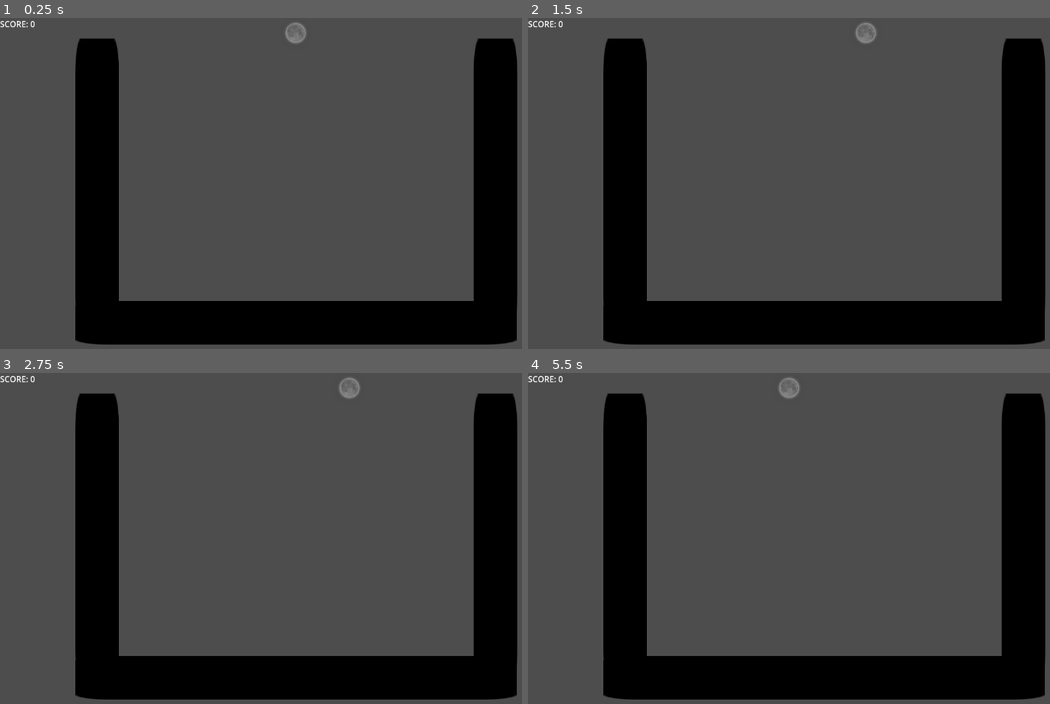
Above: before the commit, frames 1-4 (two rows, left to right).
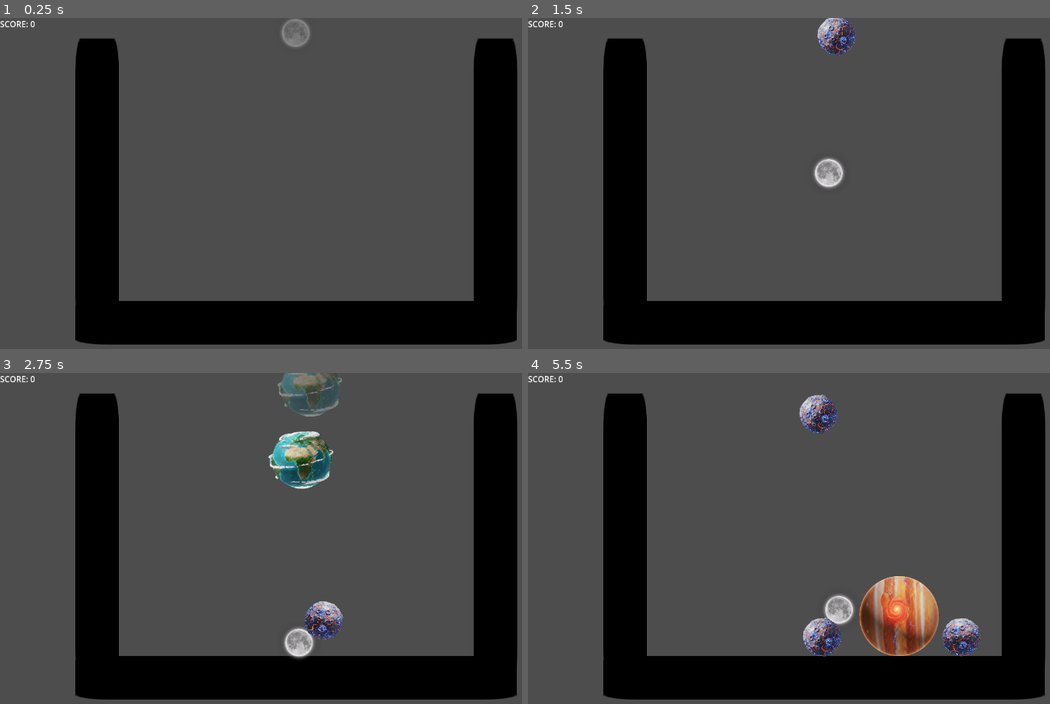
Above: after the commit, the same moments.

Repository: 6thAce/marbel-merger
Game: Godot game, scene res://main.tscn
The game is run twice, just before and just after one commit, with the same random seed, the same clock (stepped at 60 frames per second) and the same inputs. The engine's default icon, where the game draws it, is replaced by a stand-in: a white triangle on a blue panel in a dark square.
Inputs (mouse positions are in pixels of both pictures, inside the frame that each line leads up to):
- Up to frame 1 (0.25 s): no input
- Up to frame 2 (1.5 s): tap Enter at 0.5 s; move the mouse to (950, 166) at 0.52 s; hold Right (ui_right) 0.53-1.28 s; tap Space (space) at 0.6, 1.35 s; click (950, 166) at 0.67 s; move the mouse to (705, 200) at 1.27 s; hold Left (ui_left) from 1.28 s (still down); click (705, 200) at 1.42 s
- Up to frame 3 (2.75 s): move the mouse to (354, 465) at 2.02 s; release Left (ui_left) at 2.03 s; hold Right (ui_right) from 2.03 s (still down); tap Space (space) at 2.1 s; click (354, 465) at 2.17 s
- Up to frame 4 (5.5 s): move the mouse to (794, 604) at 2.77 s; tap Space (space) every 0.75 s from 2.85 to 5.1 s; click (794, 604) at 2.92 s; move the mouse to (997, 588) at 3.52 s; release Right (ui_right) at 3.53 s; hold Left (ui_left) from 3.53 s (still down); click (997, 588) at 3.67 s; move the mouse to (648, 488) at 4.27 s; click (648, 488) at 4.42 s; move the mouse to (851, 538) at 5.02 s; click (851, 538) at 5.17 s

The runs differ from the first frame. In frame 1, 0.2% of the frame differs, in the area x 53-60%, y 0-9%; in frame 2, 1.2%; in frame 3, 3.4%; in frame 4, 5.3%, in the area x 48-87%, y 1-86%.

Commit message:
adjusted the balls size and updated main.gd

Diff:
--- a/ball0.tscn
+++ b/ball0.tscn
@@ -4,13 +4,13 @@
 [ext_resource type="Texture2D" uid="uid://b17tl20ipyl2r" path="res://Planet/old planets/pngwing.com (6).png" id="1_3203s"]
 
 [sub_resource type="CircleShape2D" id="CircleShape2D_5jjlg"]
-radius = 26.019224
+radius = 36.013885
 
 [node name="ball0" type="RigidBody2D"]
 script = ExtResource("1_386b5")
 
 [node name="Sprite2D" type="Sprite2D" parent="."]
-scale = Vector2(0.17, 0.17)
+scale = Vector2(0.234375, 0.234375)
 texture = ExtResource("1_3203s")
 
 [node name="CollisionShape2D" type="CollisionShape2D" parent="."]
--- a/ball1.tscn
+++ b/ball1.tscn
@@ -4,13 +4,13 @@
 [ext_resource type="Texture2D" uid="uid://deflvuivb3f7y" path="res://Planet/metroid.png" id="2_5jjlg"]
 
 [sub_resource type="CircleShape2D" id="CircleShape2D_aufaw"]
-radius = 63.333332
+radius = 83.34999
 
 [node name="ball1" type="RigidBody2D"]
 script = ExtResource("1_5jjlg")
 
 [node name="Sprite2D" type="Sprite2D" parent="."]
-scale = Vector2(0.11314985, 0.11314985)
+scale = Vector2(0.15290521, 0.1529053)
 texture = ExtResource("2_5jjlg")
 
 [node name="CollisionShape2D" type="CollisionShape2D" parent="."]
--- a/ball2.tscn
+++ b/ball2.tscn
@@ -4,13 +4,13 @@
 [ext_resource type="Texture2D" uid="uid://bwwgf2r3qsjkx" path="res://Planet/mars.png" id="2_cq731"]
 
 [sub_resource type="CircleShape2D" id="CircleShape2D_41u45"]
-radius = 50.039986
+radius = 60.0
 
 [node name="ball2" type="RigidBody2D"]
 script = ExtResource("1_cq731")
 
 [node name="Sprite2D" type="Sprite2D" parent="."]
-scale = Vector2(0.17406751, 0.17406742)
+scale = Vector2(0.21314387, 0.21314374)
 texture = ExtResource("2_cq731")
 
 [node name="CollisionShape2D" type="CollisionShape2D" parent="."]
--- a/ball3.tscn
+++ b/ball3.tscn
@@ -4,13 +4,13 @@
 [ext_resource type="Texture2D" uid="uid://bfmfc7od2mqq3" path="res://Planet/earth.png" id="2_t3t4t"]
 
 [sub_resource type="CircleShape2D" id="CircleShape2D_qswyg"]
-radius = 65.00769
+radius = 76.02631
 
 [node name="ball3" type="RigidBody2D"]
 script = ExtResource("1_cq731")
 
 [node name="Sprite2D" type="Sprite2D" parent="."]
-scale = Vector2(0.23443224, 0.23443224)
+scale = Vector2(0.27472535, 0.2747253)
 texture = ExtResource("2_t3t4t")
 
 [node name="CollisionShape2D" type="CollisionShape2D" parent="."]
--- a/ball4.tscn
+++ b/ball4.tscn
@@ -4,13 +4,13 @@
 [ext_resource type="Texture2D" uid="uid://4eea8o12apgd" path="res://Planet/jupiter.png" id="2_s1pa7"]
 
 [sub_resource type="CircleShape2D" id="CircleShape2D_5isnn"]
-radius = 90.005554
+radius = 105.0
 
 [node name="ball4" type="RigidBody2D"]
 script = ExtResource("1_s1pa7")
 
 [node name="Sprite2D" type="Sprite2D" parent="."]
-scale = Vector2(0.16296294, 0.16296294)
+scale = Vector2(0.19074073, 0.19074075)
 texture = ExtResource("2_s1pa7")
 
 [node name="CollisionShape2D" type="CollisionShape2D" parent="."]
--- a/ball5.tscn
+++ b/ball5.tscn
@@ -4,13 +4,13 @@
 [ext_resource type="Texture2D" uid="uid://4en1322txv71" path="res://Planet/sun.png" id="2_8as1p"]
 
 [sub_resource type="CircleShape2D" id="CircleShape2D_s1pa7"]
-radius = 112.04017
+radius = 127.00394
 
 [node name="ball5" type="RigidBody2D"]
 script = ExtResource("1_8as1p")
 
 [node name="Sprite2D" type="Sprite2D" parent="."]
-scale = Vector2(0.20555556, 0.20555556)
+scale = Vector2(0.23333332, 0.23333329)
 texture = ExtResource("2_8as1p")
 
 [node name="CollisionShape2D" type="CollisionShape2D" parent="."]
--- a/main.gd
+++ b/main.gd
@@ -38,7 +38,9 @@
 
 func _ready():
 	randomize()
-	last_drop_x = spawner.position.x
+	# Safety check: Initialize last_drop_x only if spawner exists
+	if is_instance_valid(spawner):
+		last_drop_x = spawner.position.x
 	update_score_display()
 	spawn_preview()
 
@@ -47,7 +49,22 @@
 	pass # Connections removed
 
 # =========================
-# ⏱️ Timed Game Over Logic
+# 🖱️ Handle Input (FIXED: Input function re-added)
+# =========================
+
+func _input(event):
+	if is_game_over:
+		return
+
+	if event is InputEventMouseButton and event.pressed:
+		drop_ball()
+	elif Input.is_action_just_pressed("space"):
+		drop_ball()
+	elif event is InputEventScreenTouch and event.pressed:
+		drop_ball()
+
+# =========================
+# ⏱️ Timed Game Over Logic (FIXED: has_variable() replaced with 'in' operator)
 # =========================
 
 func _physics_process(delta):
@@ -55,14 +72,17 @@
 		return
 
 	# Force the RayCast to check for collisions
+	if not is_instance_valid(game_over_ray):
+		return # Safety check
+
 	game_over_ray.force_raycast_update()
 	var current_collider = game_over_ray.get_collider()
 
 	if current_collider and current_collider is RigidBody2D:
 		var ball = current_collider as RigidBody2D
 
-		# 1. Check if the ball is NOT a preview ball
-		if ball.has_variable("is_preview") and not ball.is_preview:
+		# 1. Check if the ball is NOT a preview ball (FIX APPLIED HERE)
+		if "is_preview" in ball and not ball.is_preview:
 			var current_id = ball.get_instance_id()
 
 			if colliding_ball_id == current_id:
@@ -121,6 +141,11 @@
 	if is_game_over:
 		return
 
+	# CRITICAL SAFETY CHECK ADDED HERE
+	if not is_instance_valid(spawner):
+		print("ERROR: BallSpawner node is missing! Cannot spawn new ball.")
+		return
+
 	var BallScene = get_random_ball_scene()
 	preview_ball = BallScene.instantiate()
 
@@ -137,7 +162,7 @@
 	add_child(preview_ball)
 
 # =========================
-# ⛓️ Move the Preview (Same as before)
+# ⛓️ Move the Preview (Fixed White Space Error)
 # =========================
 
 func _process(delta):
